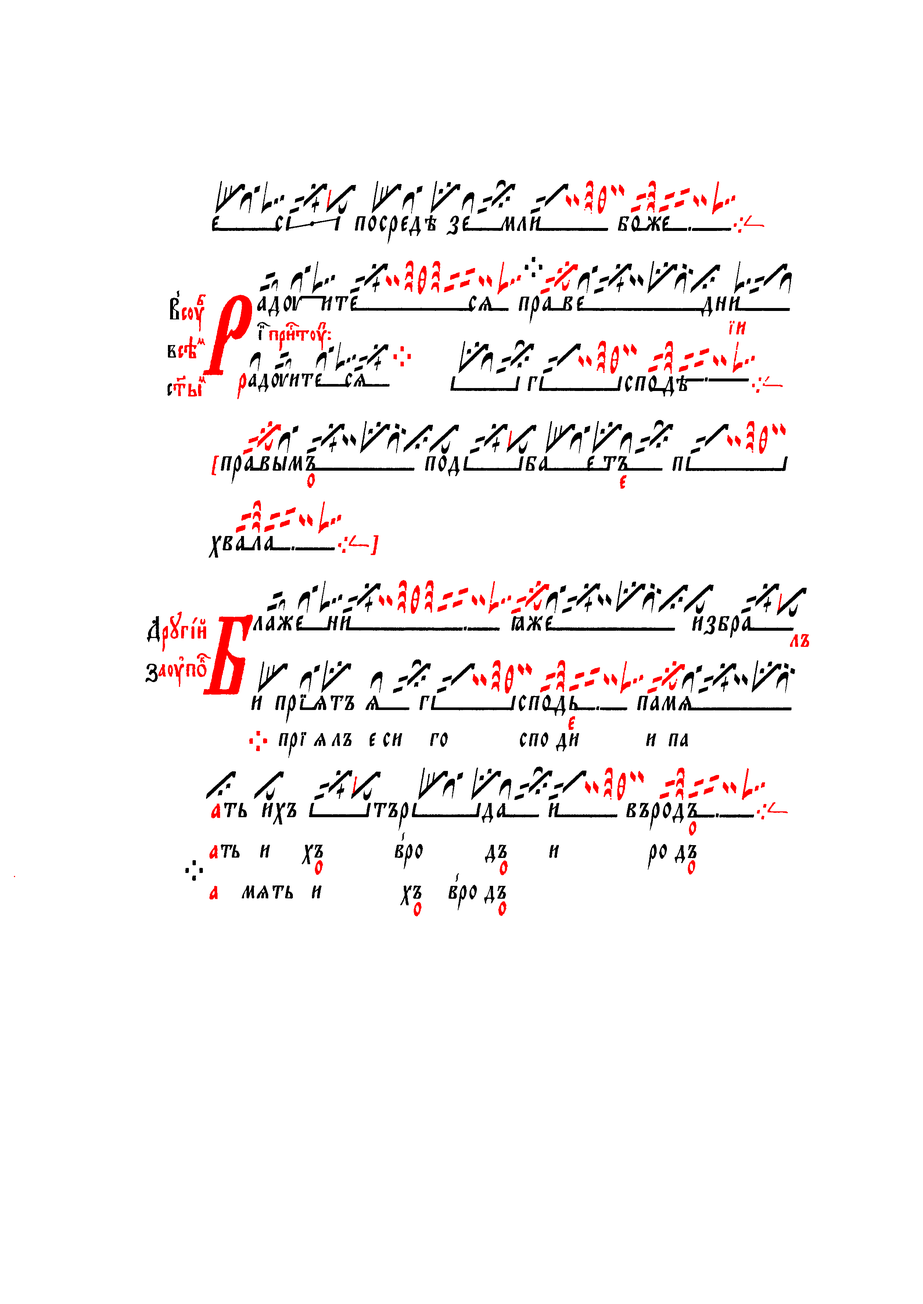
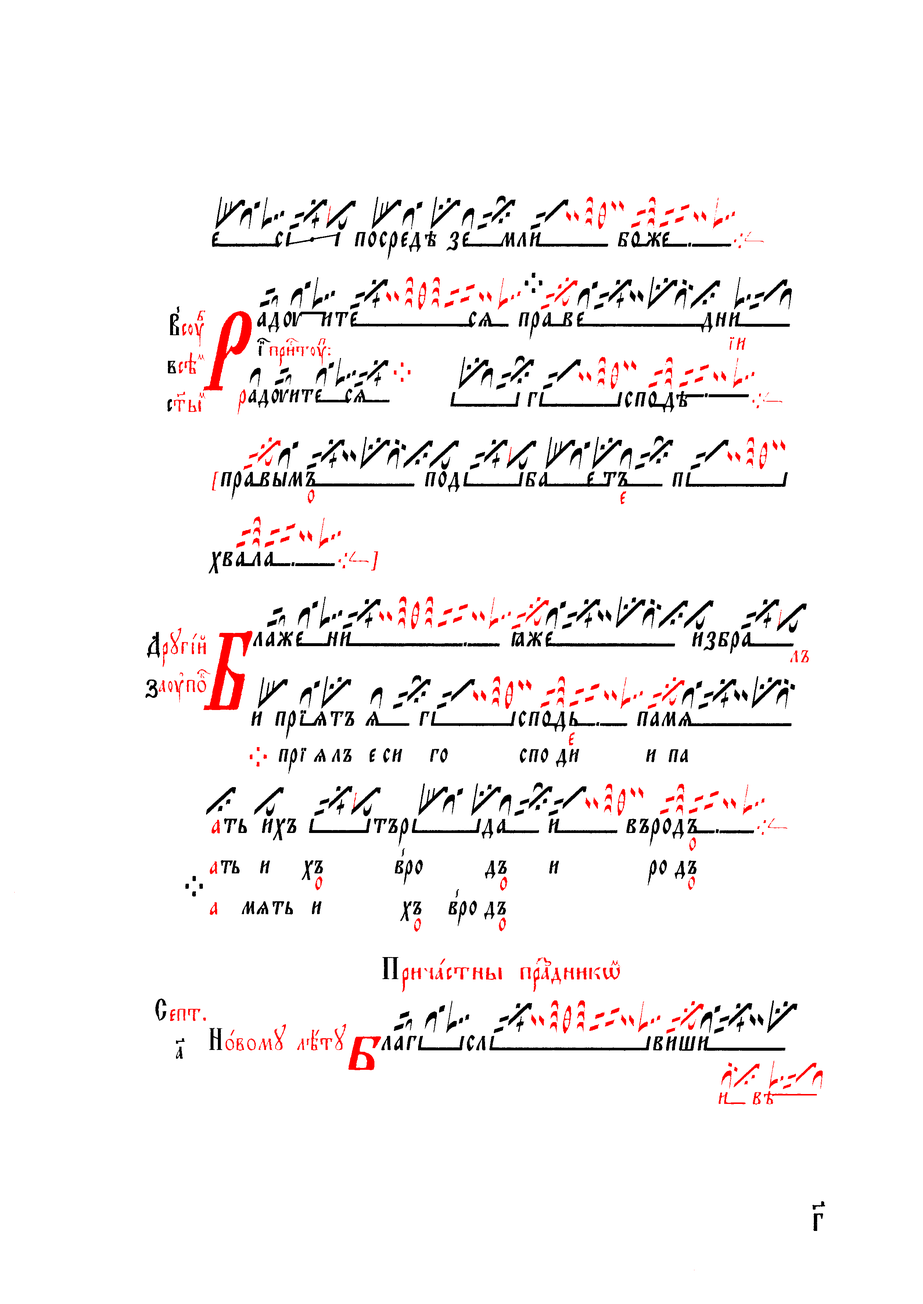
Comparing the layer stacks of the two 923x1304 images. Changes:
painted on "Червила" over [13, 180, 823, 1271]
painted on "Чернила" over [145, 179, 825, 1232]
